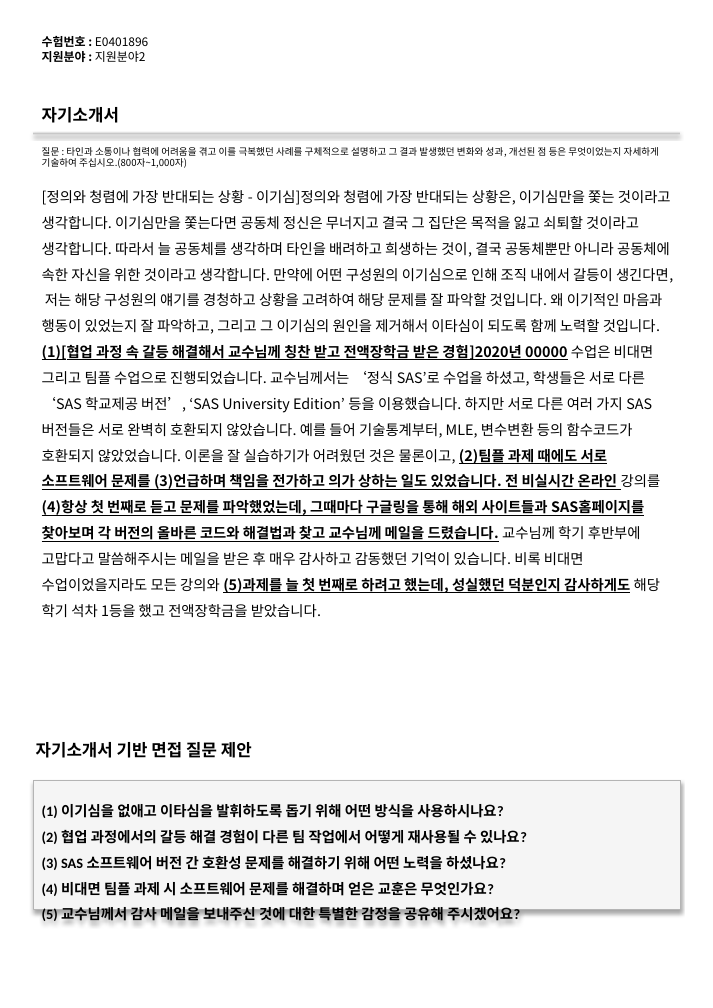
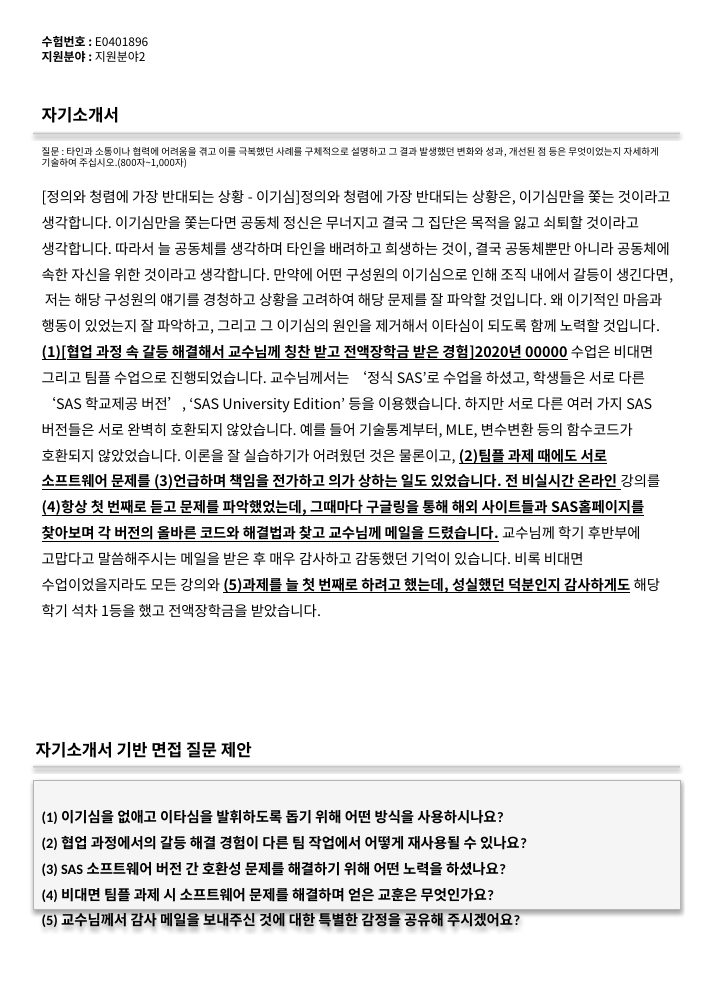
Before and after one commit to DaeGul2/isbr-auto-questionnaire, a slide deck: slide 2 of flask-server/outputs/output.pptx. Drawn at 713x1008 pixels with LibreOffice and Linux fonts; fonts in the diff are those of the drawing. Boxes give left, top, right and bottom in pixels: in the first picture for what was removed or moved away, otherwise in the second. Text is boxed around its words. In the diff, an @@ line names an element or a change of style, - is before the commit and + after.

```diff
--- a/flask-server/outputs/output.pptx
+++ b/flask-server/outputs/output.pptx
@@ rectangle added at [34,766,680,768], fill #C8C8C8 @@
@@ rectangle "(1) 이기심을 없애고 이타심을 발휘하도록 ..." at [34,781,680,910]: more space between paragraphs @@
```
Also in this commit, not shown: 15 other slides changed, 1 other file.
